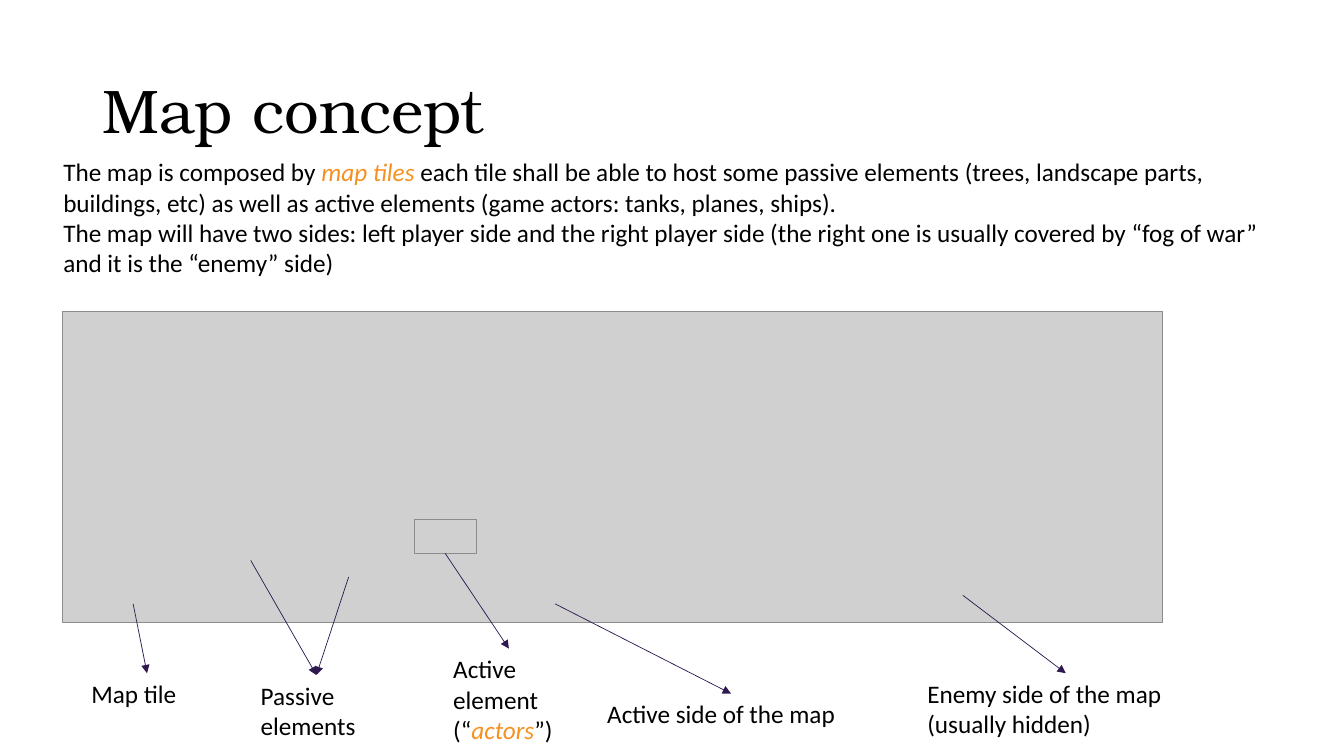
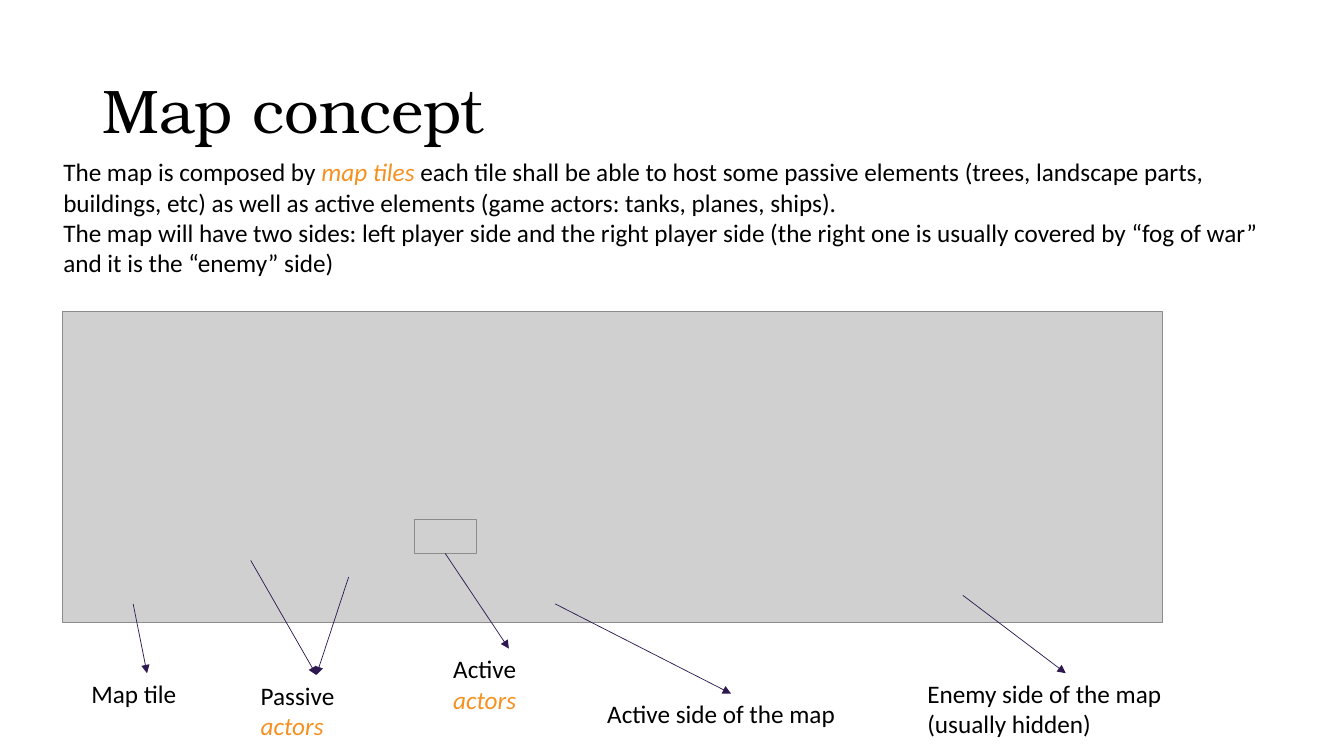
Before and after one commit to george2209/PlanesAndShips, a slide deck: slide 4 of PlanesAndShips/docs/ProjectDocumentation.pptx. Drawn at 1344x756 pixels with LibreOffice and Linux fonts; fonts in the diff are those of the drawing; grey boxes stand for pictures. Boxes give left, top, right and bottom in pixels: in the first picture for what was removed or moved away, otherwise in the second. Text is boxed around its words. In the diff, an @@ line names an element or a change of style, - is before the commit and + after.

Commit message:
Upgrade Gradle to last version; Start loading the Map to prepare it for importing the game actors

```diff
--- a/PlanesAndShips/docs/ProjectDocumentation.pptx
+++ b/PlanesAndShips/docs/ProjectDocumentation.pptx
@@ text at (261, 687, 335, 735): text changed @@
-Passive elements
+Passive actors
@@ text at (453, 660, 516, 709): text changed @@
-Active element (“actors”)
+Active actors
```
Also in this commit, not shown: 2 other slides changed, 2 slides added, 2 other files.
